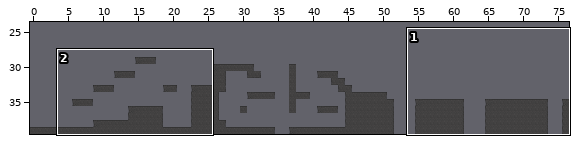
Tiled map -- data/maps/lvl1-1.tmx. Above, an overview of the earlier version with the close-up marked.
Close-up. As it was:
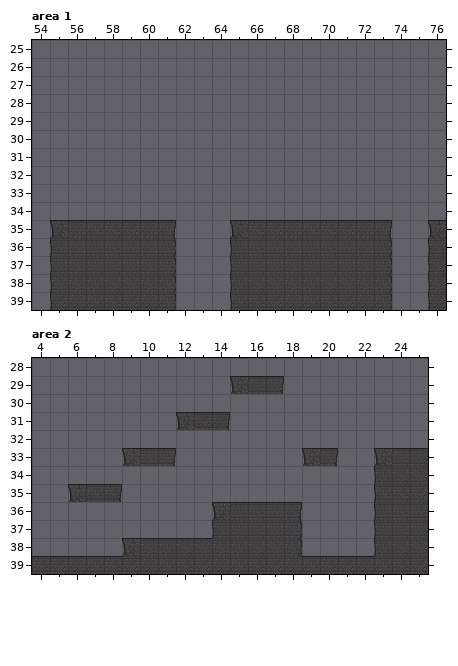
Cells are 32x32 px. Shown: area 1 x 54..76, y 25..39; area 2 x 4..25, y 28..39. The commit also changed other parts of the map, which this record leaves out.
Now the later version:
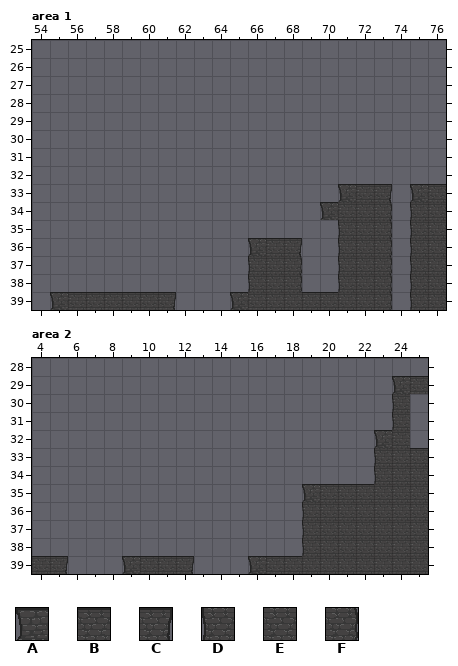
Key: from "timeweavertileset": A 0, B 1, C 2, D 3, E 4, F 5.
_ is an empty cell, . an unchanged one.
The exact change:
--- layer "ground", area 1
@@ x 55..76 @@
-33 ................___.__
-34 ...............____.__
-35 ABBBBBC...ABBBBBBBC._A
-36 DEEEEEF...DEEEEEE..._D
-37 DEEEEEF...DE.EEEE..._D
-38 DEEEEEF...DE.EEEE..._D
-39 DEEEEEF...D...EE...._D
+33 ................ABC.AB
+34 ...............AEEF.DE
+35 _______...______DEF.DE
+36 _______..._ABC__D...DE
+37 _______..._D.F__D...DE
+38 _______..._D.F__D...DE
+39 ABBBBBC...A...BB....DE
--- layer "ground", area 2
@@ x 9..25 @@
-29 ......ABC......__
-30 ..............._.
-31 ...ABC........._.
-32 ..............__.
-33 ABC.......AC..AB.
+29 ......___......AB
+30 ...............D.
+31 ...___.........D.
+32 ..............AE.
+33 ___.......__..DE.
@@ x 5..23 @@
-35 .ABC..........____D
-36 .........ABBBC____D
-37 .........DEEEF____D
-38 ....ABBBBEEEEF____D
-39 BBBBEEEEEEEEEEBBBB.
+35 .___..........ABBBE
+36 ........._____DEEEE
+37 ........._____DEEEE
+38 ....__________DEEEE
+39 C___ABBC___ABBEEEE.
